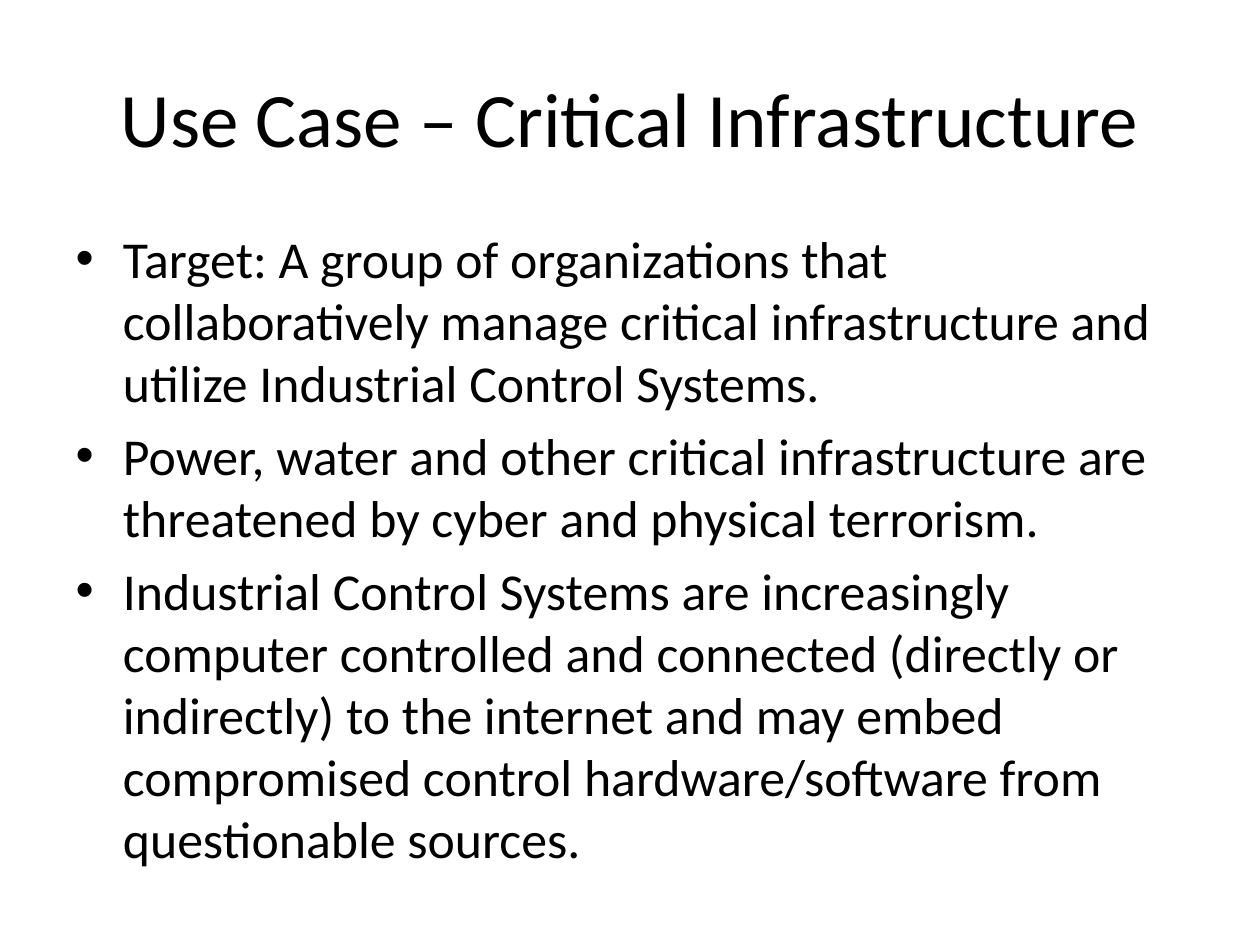
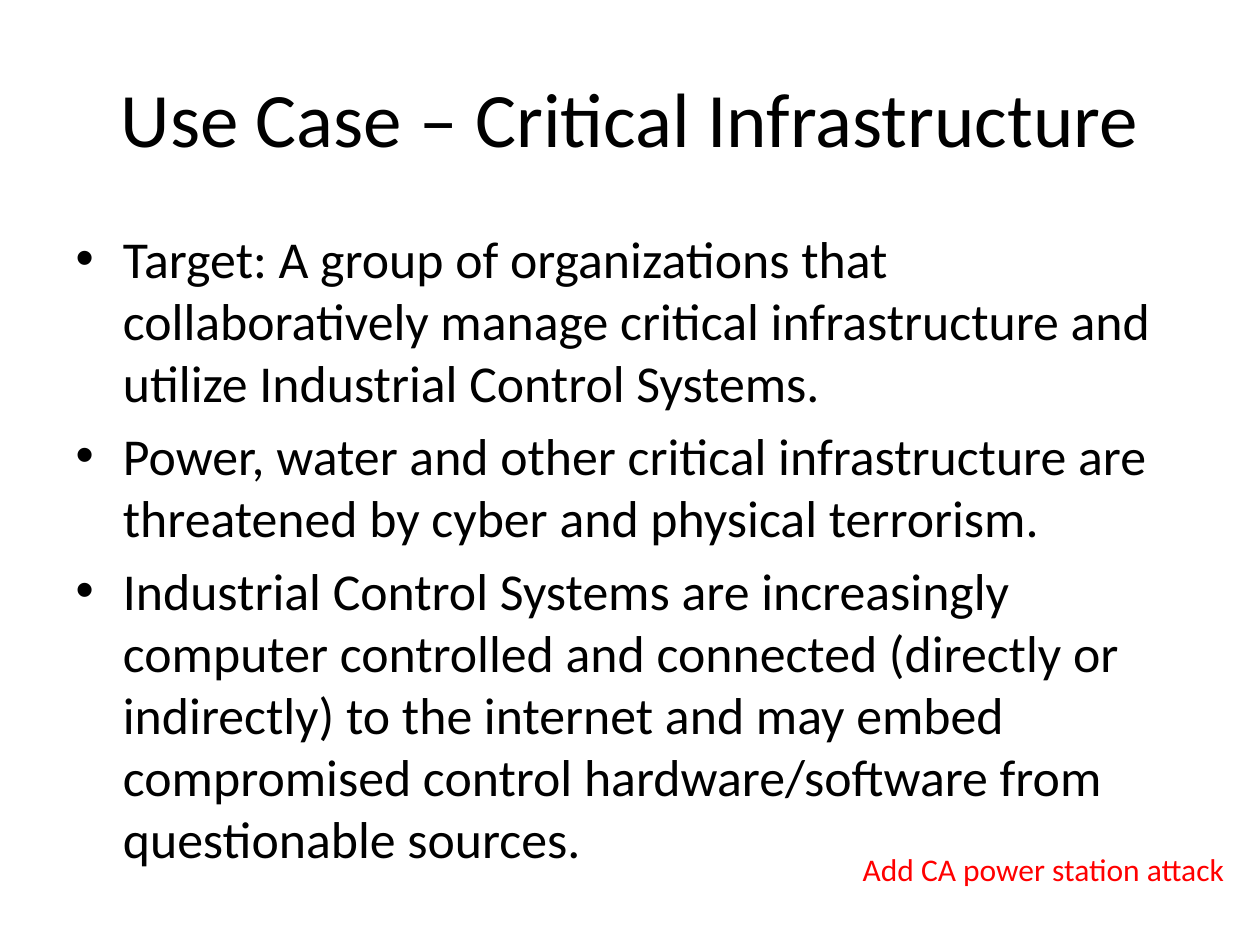
Before and after one commit to omg-threat-modeling/phase1, a slide deck: slide 14 of docs/Threat Modeling Status Update-20140220.pptx. Drawn at 1260x945 pixels with LibreOffice and Linux fonts; fonts in the diff are those of the drawing. Boxes give left, top, right and bottom in pixels: in the first picture for what was removed or moved away, otherwise in the second. Text is boxed around its words. In the diff, an @@ line names an element or a change of style, - is before the commit and + after.

```diff
--- a/docs/Threat Modeling Status Update-20140220.pptx
+++ b/docs/Threat Modeling Status Update-20140220.pptx
@@ text added at [863,859,1224,886], 18 pt, text #FF0000 @@
+Add CA power station attack
```
Also in this commit, not shown: 1 other slide changed, 5 other files.
